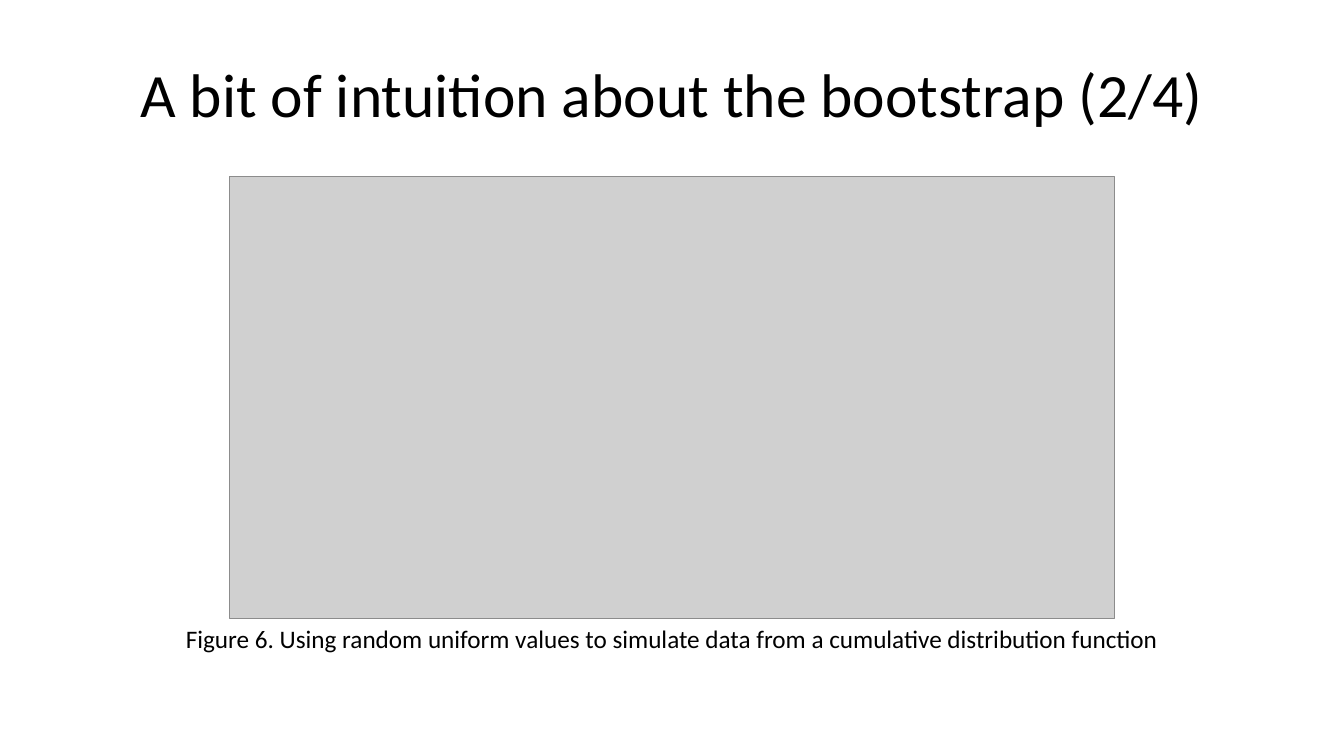
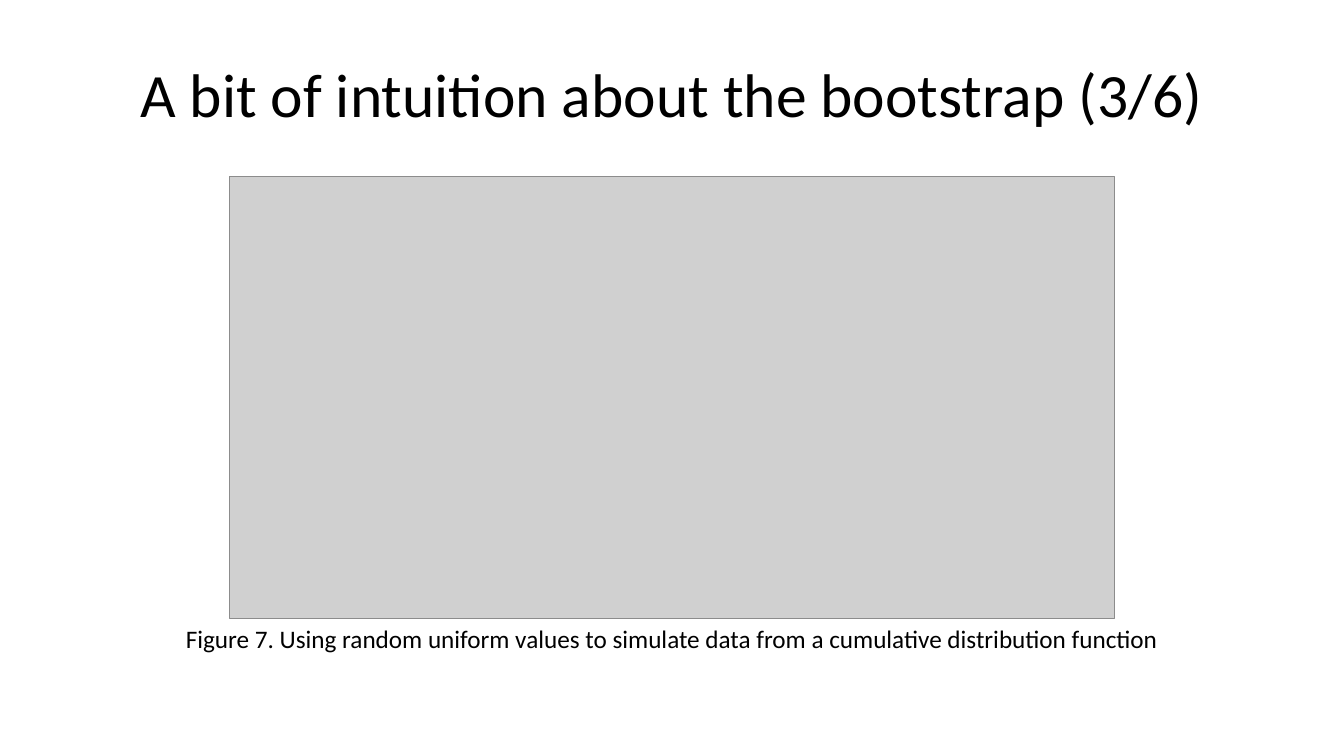
Before and after one commit to pmean/papers-and-presentations, a slide deck: slide 24 of bootstrap/src/bootstrap-slides.pptx (slide 22 before the commit). Drawn at 1344x756 pixels with LibreOffice and Linux fonts; fonts in the diff are those of the drawing; grey boxes stand for pictures. Boxes give left, top, right and bottom in pixels: in the first picture for what was removed or moved away, otherwise in the second. Text is boxed around its words. In the diff, an @@ line names an element or a change of style, - is before the commit and + after.

```diff
--- a/bootstrap/src/bootstrap-slides.pptx
+++ b/bootstrap/src/bootstrap-slides.pptx
@@ title at (x1=140, y1=72, x2=1201, y2=127): text changed @@
-A bit of intuition about the bootstrap (2/4)
+A bit of intuition about the bootstrap (3/6)
@@ text at (x1=186, y1=630, x2=1157, y2=653): text changed @@
-Figure 6. Using random uniform values to simulate data from a cumulative distribution function
+Figure 7. Using random uniform values to simulate data from a cumulative distribution function
```
Also in this commit, not shown: 16 other slides changed, 8 slides added, 6 slides removed, 6 other files.
